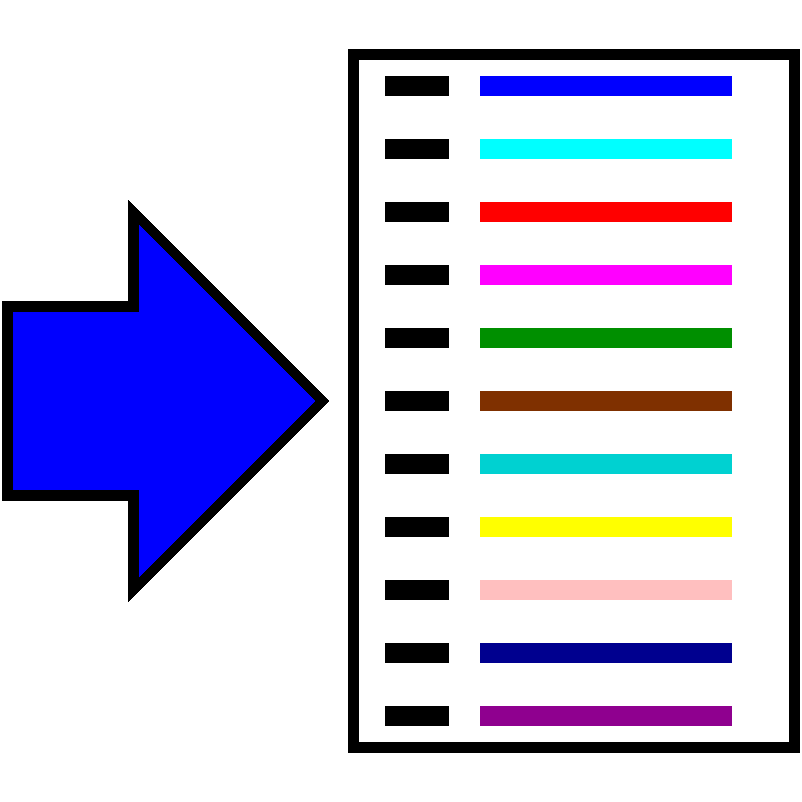
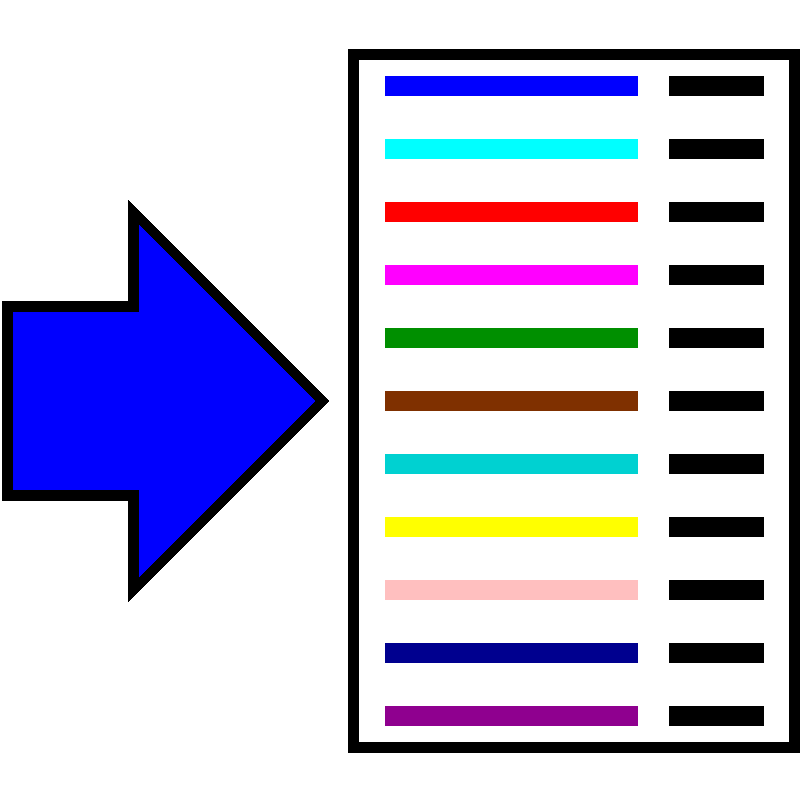
Two versions of the same layered image (802x802). Layer-by-layer changes:
painted on "Background" over [385, 76, 764, 726]
